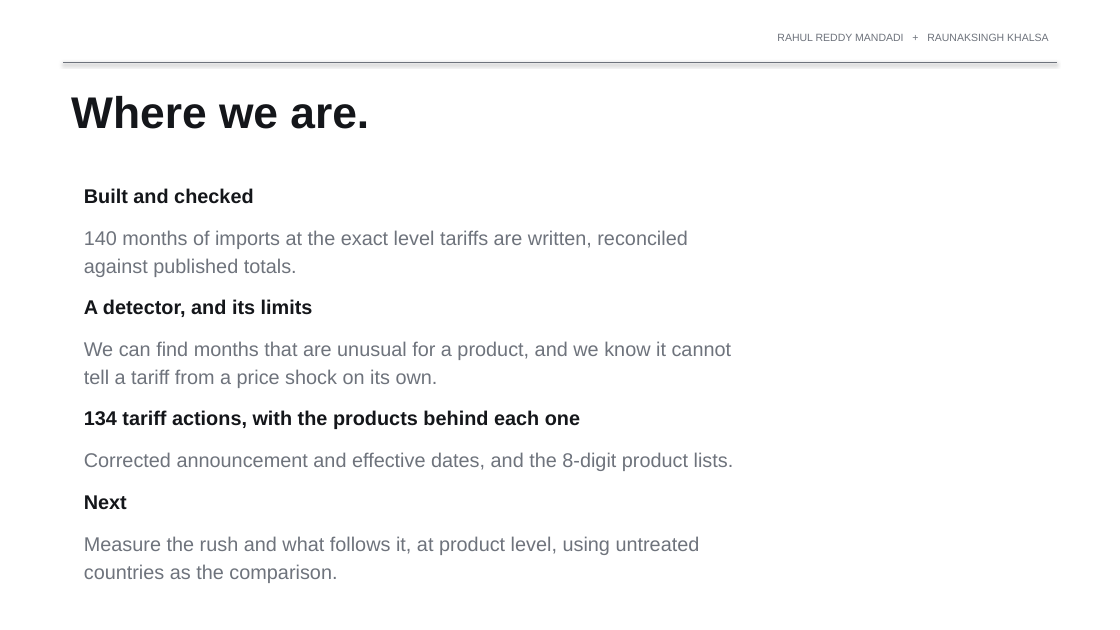
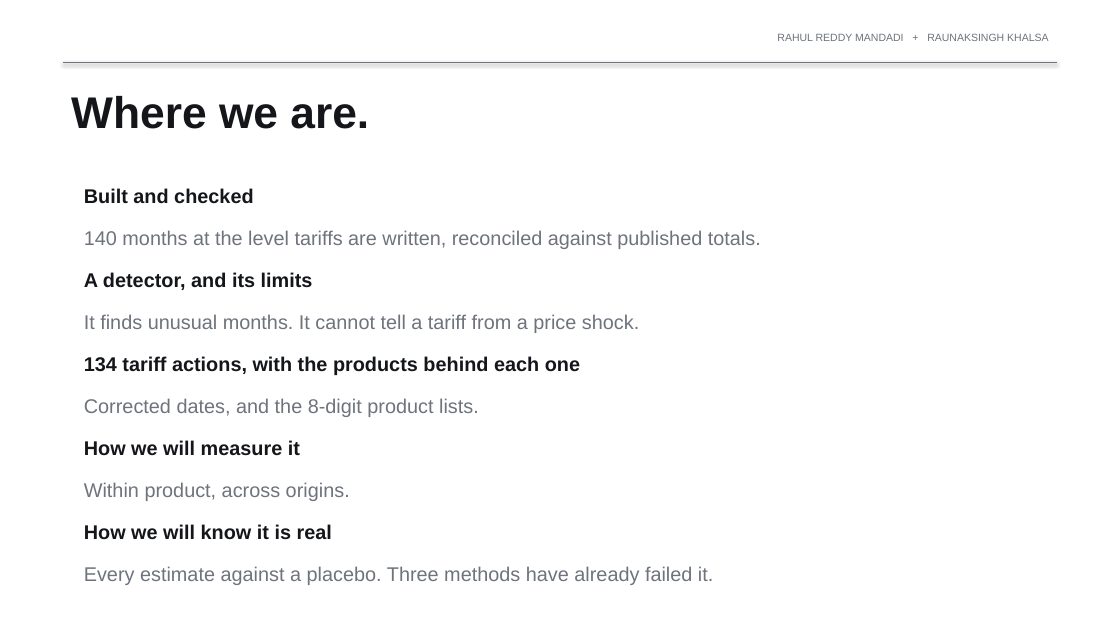
Before and after one commit to rahul-mandadi/tariff-rush, a slide deck: slide 8 of slides/Mandadi_Khalsa_Presentation1.pptx. Drawn at 1120x630 pixels with LibreOffice and Linux fonts; fonts in the diff are those of the drawing. Boxes give left, top, right and bottom in pixels: in the first picture for what was removed or moved away, otherwise in the second. Text is boxed around its words. In the diff, an @@ line names an element or a change of style, - is before the commit and + after.

```diff
--- a/slides/Mandadi_Khalsa_Presentation1.pptx
+++ b/slides/Mandadi_Khalsa_Presentation1.pptx
@@ text at (x1=84, y1=230, x2=761, y2=249): text changed @@
-140 months of imports at the exact level tariffs are written, reconciled
-against published totals.
+140 months at the level tariffs are written, reconciled against published totals.
@@ text "A detector, and its limits" moved from (x1=84, y1=299, x2=313, y2=317) to (x1=84, y1=272, x2=313, y2=290) @@
@@ text at (x1=84, y1=314, x2=639, y2=333): text changed @@
-We can find months that are unusual for a product, and we know it cannot
-tell a tariff from a price shock on its own.
+It finds unusual months. It cannot tell a tariff from a price shock.
@@ text "134 tariff actions, with the ..." moved from (x1=84, y1=410, x2=580, y2=429) to (x1=84, y1=356, x2=580, y2=375) @@
@@ text at (x1=84, y1=398, x2=479, y2=417): text changed @@
-Corrected announcement and effective dates, and the 8-digit product lists.
+Corrected dates, and the 8-digit product lists.
@@ text at (x1=84, y1=440, x2=300, y2=456): text changed @@
-Next
+How we will measure it
@@ text at (x1=84, y1=482, x2=350, y2=501): text changed @@
-Measure the rush and what follows it, at product level, using untreated
-countries as the comparison.
+Within product, across origins.
@@ text added at (x1=84, y1=524, x2=332, y2=540), 17 pt, text #14161A, bold @@
+How we will know it is real
@@ text added at (x1=84, y1=566, x2=713, y2=585), 17 pt, text #6E737C @@
+Every estimate against a placebo. Three methods have already failed it.
```
Also in this commit, not shown: 3 other slides changed, 1 other file.
